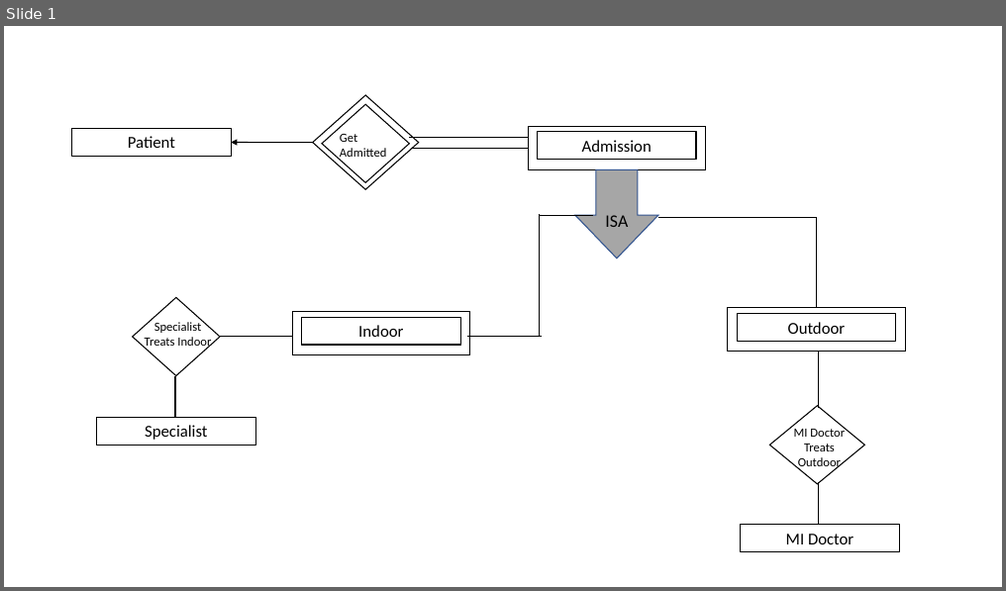
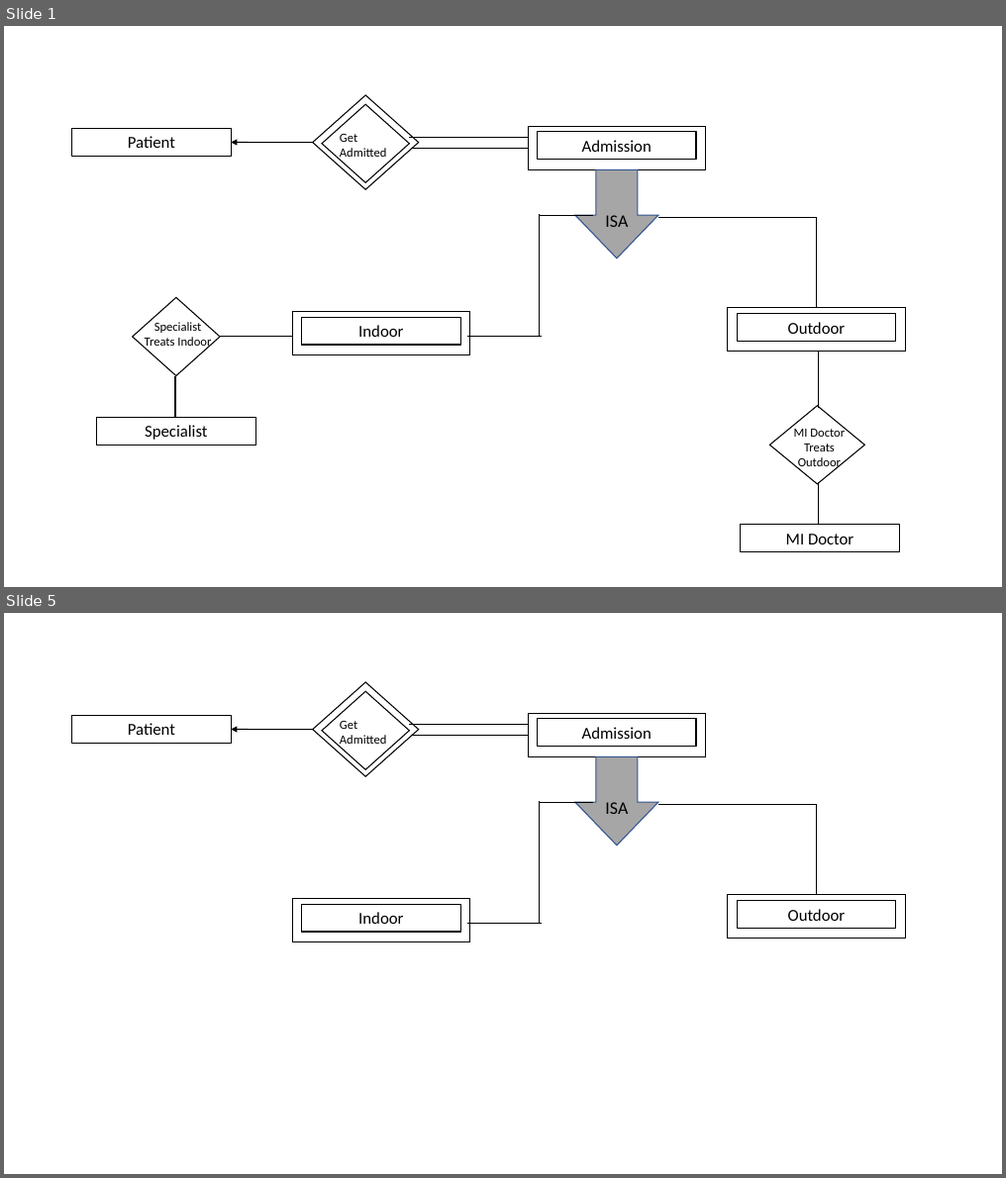
Before and after one commit to zahangir0cse/doctor-patient-crud-system-using-spring-mvc-hibernate-and-mysql-database, a slide deck: ERD Design.pptx. Shown one above the other, each under a label of ours: slide 1 before the commit, slides 1 and 5 after it; the slides between them are not shown. The pictures are 1006x591 and 1006x1178 pixels, drawn with LibreOffice and Linux fonts; fonts in the diff are those of the drawing. Boxes give left, top, right and bottom in pixels: in the first picture for what was removed or moved away, otherwise in the second. Text is boxed around its words. In the diff, an @@ line names an element or a change of style, - is before the commit and + after.

```diff
--- a/ERD Design.pptx
+++ b/ERD Design.pptx
@@ slide 5 added at <box>4,613,1002,1174</box>, background #FFFFFF @@
@@ group added at <box>72,682,905,942</box>: 7 rectangles, 7 lines, 2 diamonds, 1 text, 1 arrow, 1 down arrow @@
+Indoor
+Patient
+Admission
+Get
+Admitted
+ISA
+Outdoor
```
Also in this commit, not shown: 7 other slides added.
